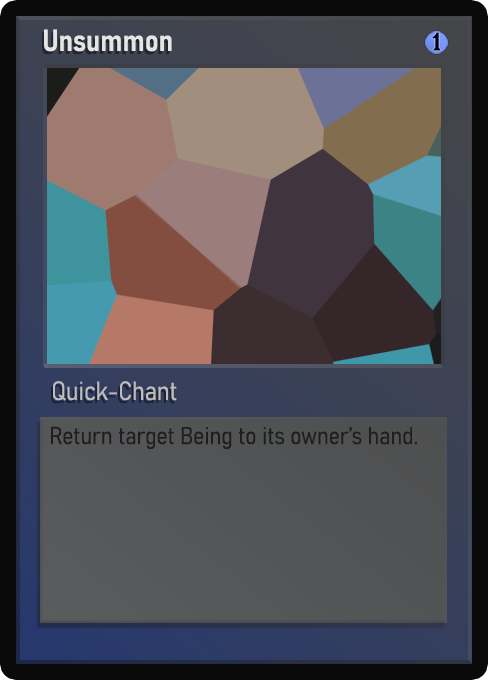
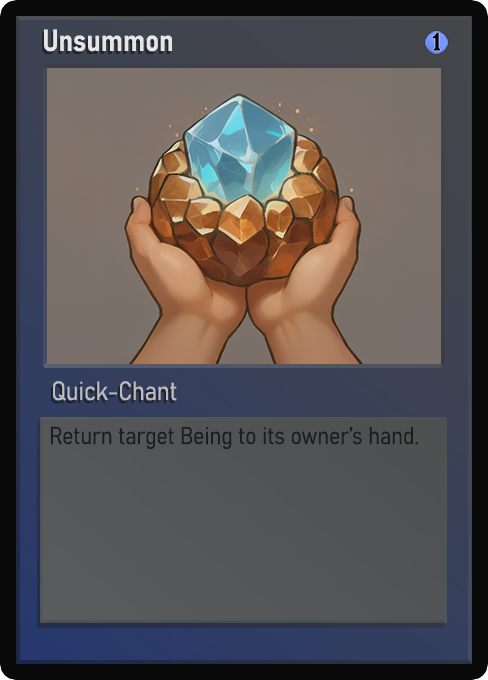
Layered file, before and after one edit (488 × 680). Changes by layer:
painted on "Name" over [45, 35, 172, 52]
painted on "Class" over [55, 383, 156, 401]
painted on "Desc_norm" over [57, 427, 418, 449]
painted on "Artwork" over [47, 68, 441, 364]
